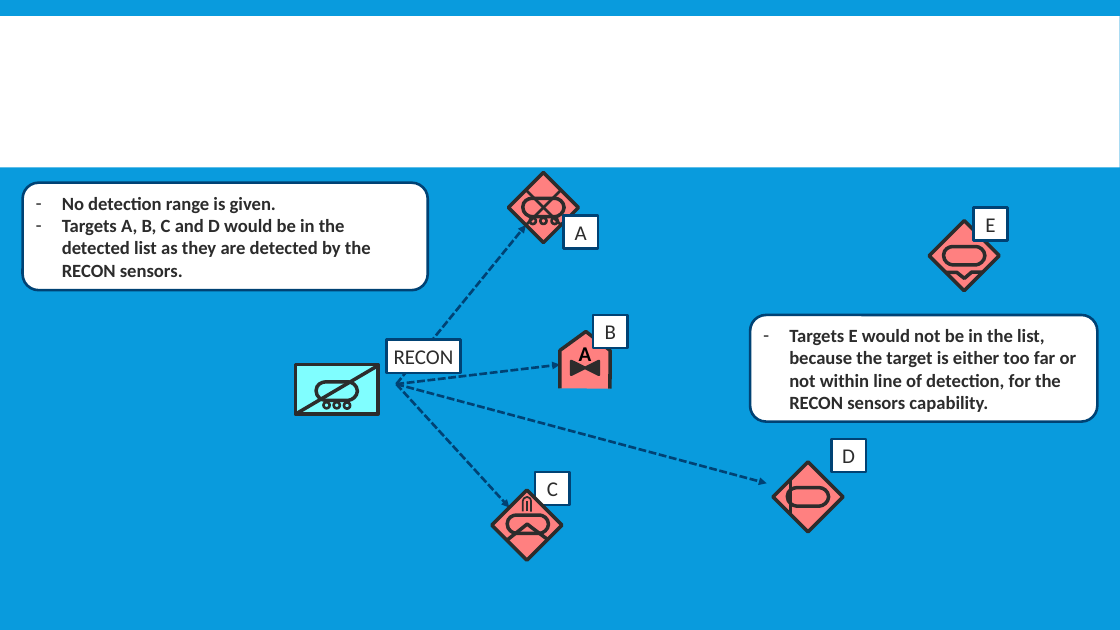
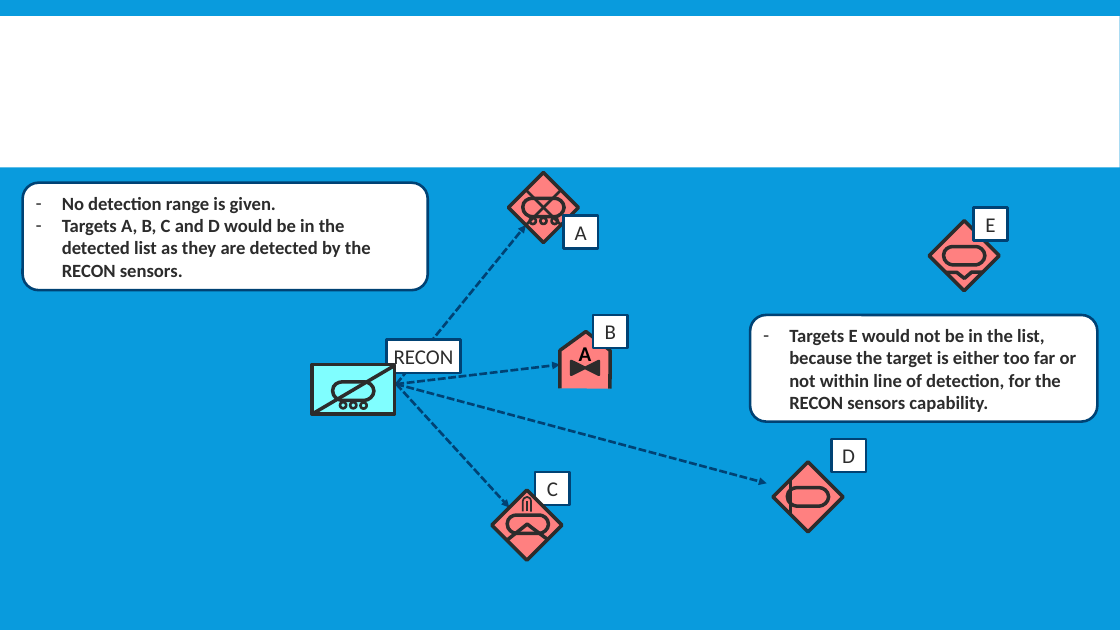
Before and after one commit to FlightControl-Master/MOOSE, a slide deck: slide 6 of Moose Training/Presentations/DCS World - MOOSE - Detection - Part 1 - Explanation.pptx. Drawn at 1120x630 pixels with LibreOffice and Linux fonts; fonts in the diff are those of the drawing; background and template pictures are left out. Boxes give left, top, right and bottom in pixels: in the first picture for what was removed or moved away, otherwise in the second. Text is boxed around its words. In the diff, an @@ line names an element or a change of style, - is before the commit and + after.

```diff
--- a/Moose Training/Presentations/DCS World - MOOSE - Detection - Part 1 - Explanation.pptx
+++ b/Moose Training/Presentations/DCS World - MOOSE - Detection - Part 1 - Explanation.pptx
@@ 3 ellipses, 1 rectangle, 1 freeform shape, 1 line moved together from (x1=296, y1=365, x2=378, y2=414) to (x1=312, y1=365, x2=395, y2=414) @@
```
Also in this commit, not shown: 2 other slides changed, 7 other files.
